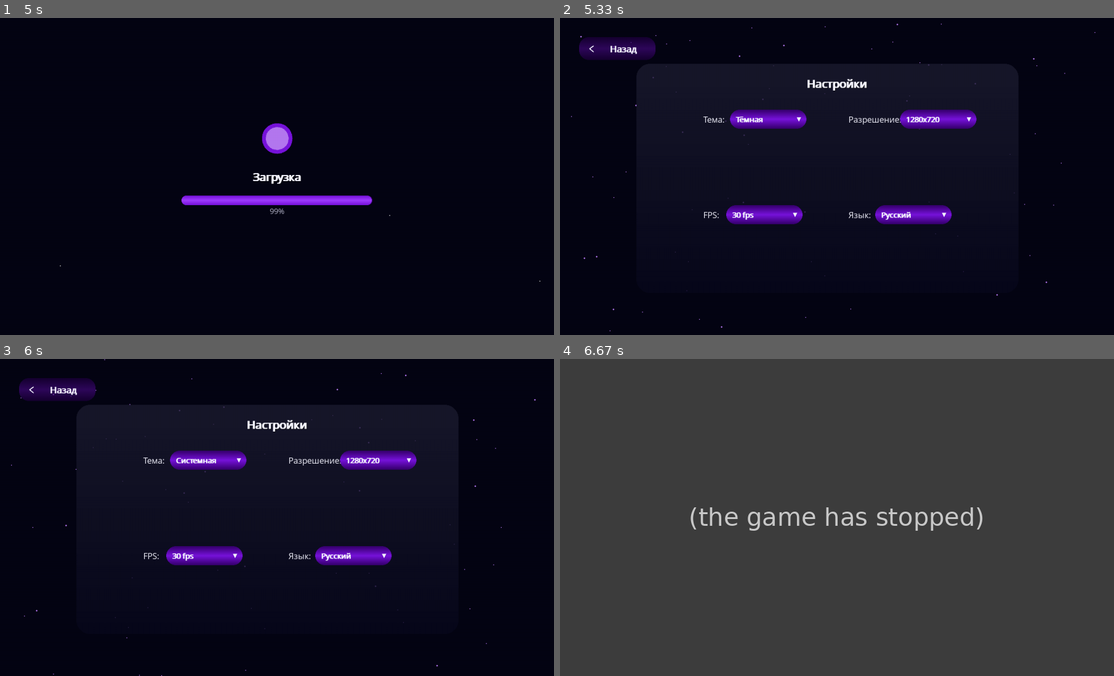
Above: before the commit, frames 1-4 (two rows, left to right).
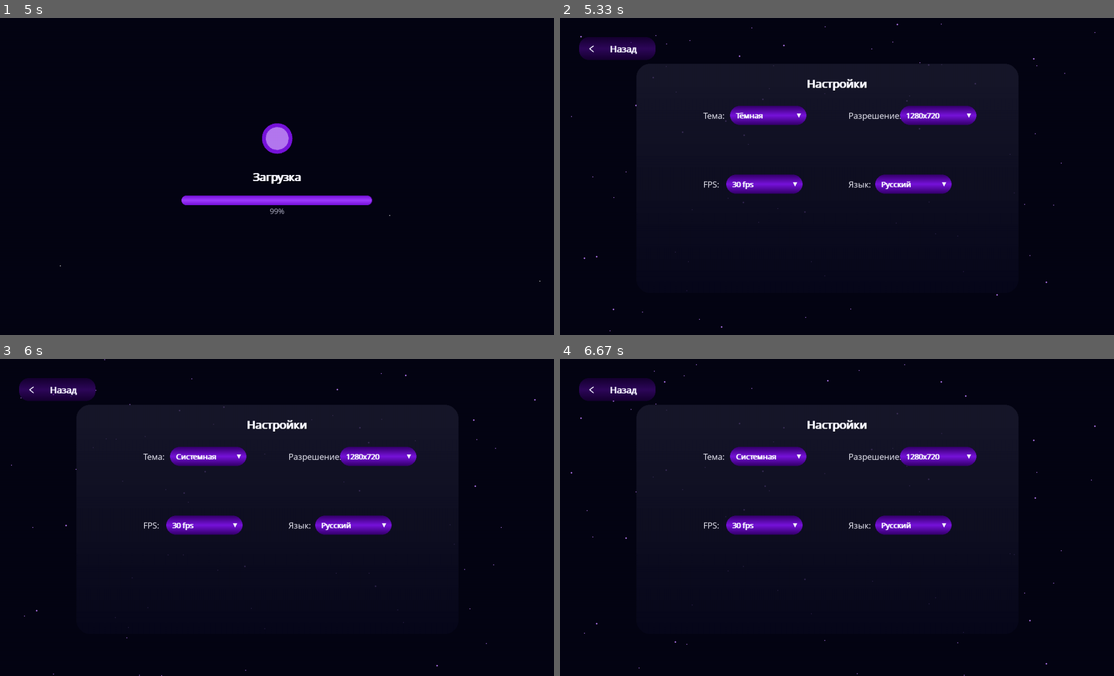
Above: after the commit, the same moments.

Repository: POHel/Black-Empire-game
Game: pygame game, started from main.py
Two runs of this game, one before a commit and one after it. Both use one fixed random seed, a clock stepped at 60 frames per second and the inputs below.
Inputs (mouse positions are in pixels of both pictures, inside the frame that each line leads up to):
- Up to frame 1 (5 s): no input
- Up to frame 2 (5.33 s): click "Настройки" at 5.12 s
- Up to frame 3 (6 s): press the mouse at (210, 457) at 5.43 s; move the mouse to (177, 428) at 5.53 s; move the mouse to (149, 400) at 5.63 s; release the mouse at (149, 400) at 5.67 s; click (177, 504) at 5.78 s
- Up to frame 4 (6.67 s): press the mouse at (914, 523) at 6.1 s; move the mouse to (798, 469) at 6.2 s; move the mouse to (681, 412) at 6.3 s; release the mouse at (681, 412) at 6.33 s; click (643, 622) at 6.45 s

Frame 1 is identical in both runs. In frame 2, 5.4% of the frame differs, in the area x 25-76%, y 27-66%; in frame 3, 5.4%; in frame 4, 100%, in the area x 0-100%, y 0-100%.
Error before the commit: RecursionError: maximum recursion depth exceeded (main.py line 476); the game stopped at 6.1 s (later frames are placeholders)

Commit message:
изменил местоположение чуть чуть в настройках

Diff:
--- a/main.py
+++ b/main.py
@@ -471,10 +471,6 @@
         cls.active_dropdown = None
 
     # Глобальная функция для закрытия всех dropdown
-    def close_all_dropdowns():
-        """Закрывает все выпадающие списки."""
-        Dropdown.close_all_dropdowns()
-
     # Также добавьте эту функцию в основной цикл обработки событий:
     def handle_global_events(event, dropdowns):
         """Обрабатывает глобальные события для dropdown."""
@@ -1200,25 +1196,25 @@
         dropdown_width, dropdown_height = 200, 50
 
         self.theme_dropdown = Dropdown(
-            pygame.Rect(dropdown_theme_x, 240, dropdown_width, dropdown_height),
+            pygame.Rect(dropdown_theme_x, 230, dropdown_width, dropdown_height),
             self.theme_options,
             self.theme_options.index(self.settings["theme"])
         )
 
         self.resolution_dropdown = Dropdown(
-            pygame.Rect(dropdown_resolution_x, 240, dropdown_width, dropdown_height),
+            pygame.Rect(dropdown_resolution_x, 230, dropdown_width, dropdown_height),
             self.resolution_options,
             self.resolution_options.index(self.settings["resolution"])
         )
 
         self.fps_dropdown = Dropdown(
-            pygame.Rect(dropdown_fps_x, 490, dropdown_width, dropdown_height),
+            pygame.Rect(dropdown_fps_x, 410, dropdown_width, dropdown_height),
             self.fps_options,
             self.fps_options.index(self.settings["fps"])
         )
 
         self.language_dropdown = Dropdown(
-            pygame.Rect(dropdown_language_x, 490, dropdown_width, dropdown_height),
+            pygame.Rect(dropdown_language_x, 410, dropdown_width, dropdown_height),
             self.language_options,
             self.language_options.index(self.settings["language"])
         )
@@ -1437,10 +1433,10 @@
         language_x = SCREEN_WIDTH//2 + 30
 
         options = [
-            ("Тема:", self.theme_dropdown, theme_x, 250),
-            ("Разрешение:", self.resolution_dropdown, resolution_x, 250),
-            ("FPS:", self.fps_dropdown, fps_x, 500),
-            ("Язык:", self.language_dropdown, language_x, 500)
+            ("Тема:", self.theme_dropdown, theme_x, 240),
+            ("Разрешение:", self.resolution_dropdown, resolution_x, 240),
+            ("FPS:", self.fps_dropdown, fps_x, 420),
+            ("Язык:", self.language_dropdown, language_x, 420)
         ]
 
         for label, dropdown, x_pos, y_pos in options:
